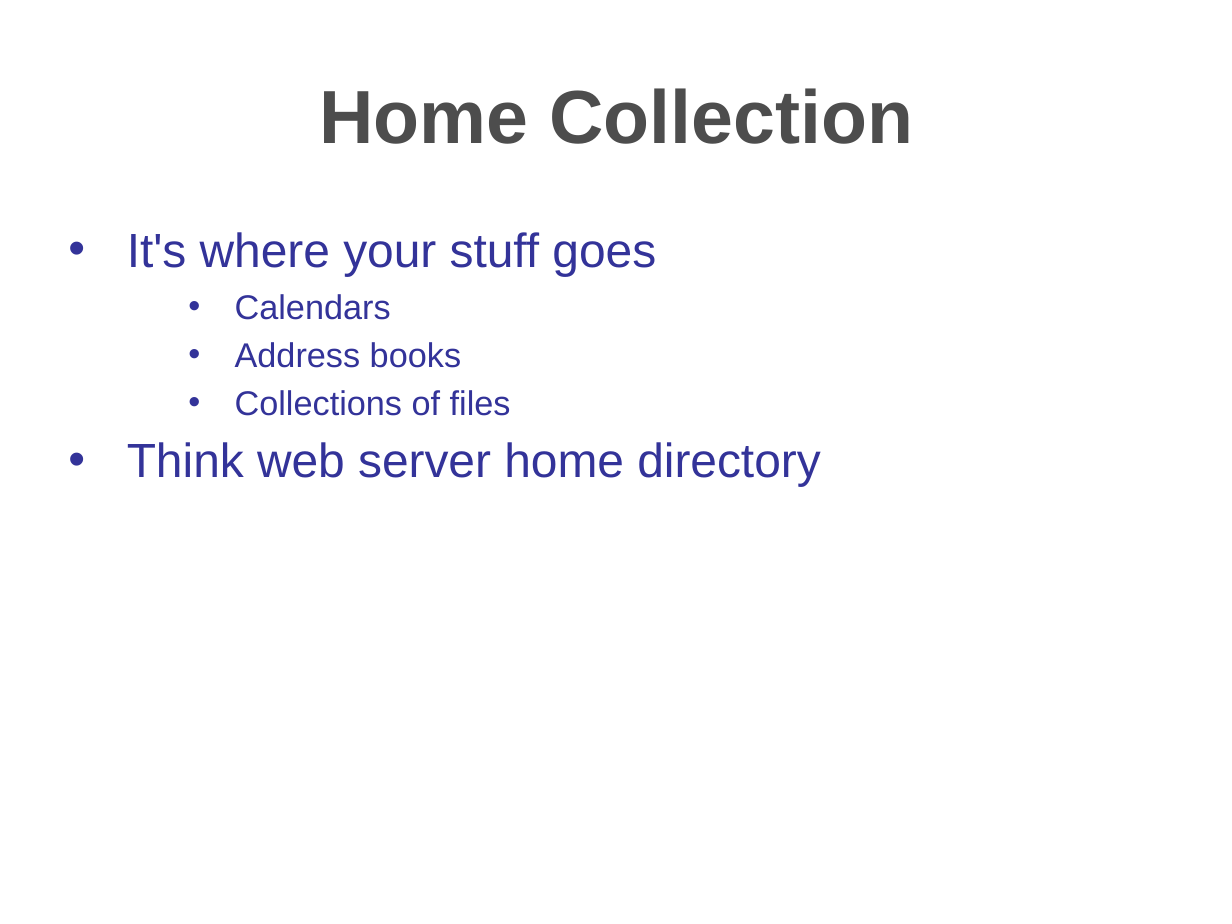
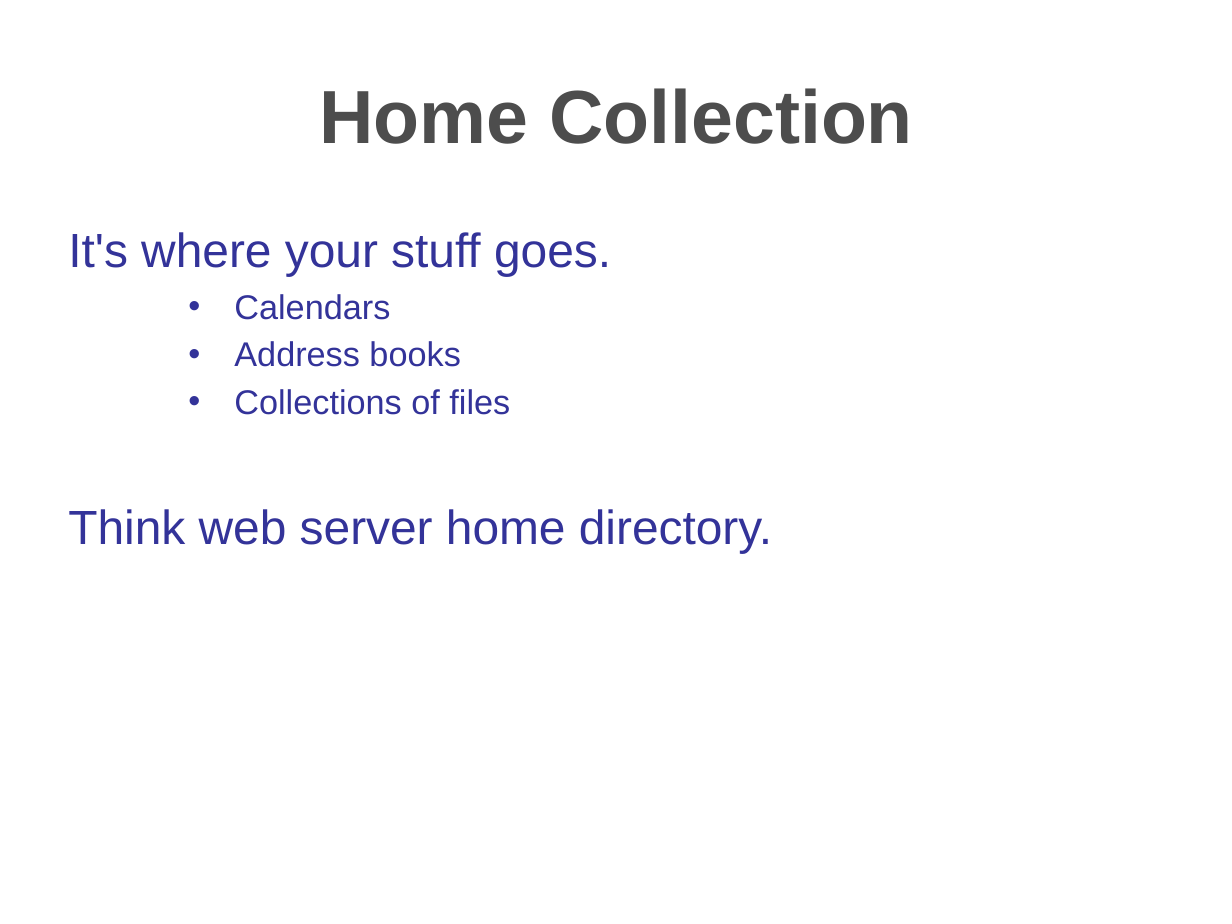
Before and after one commit to hzbarcea/cosmo, a slide deck: slide 7 of src/docs/presentations/apachecon2006.ppt. Drawn at 1232x924 pixels with LibreOffice and Linux fonts; fonts in the diff are those of the drawing; background and template pictures are left out. Boxes give left, top, right and bottom in pixels: in the first picture for what was removed or moved away, otherwise in the second. Text is boxed around its words. In the diff, an @@ line names an element or a change of style, - is before the commit and + after.

```diff
--- a/src/docs/presentations/apachecon2006.ppt
+++ b/src/docs/presentations/apachecon2006.ppt
@@ text at (68,232,611,276): text changed @@
-• It's where your stuff goes
+It's where your stuff goes.
@@ text at (234,294,510,415): indent changed; line spacing 23pt to 22.9pt @@
@@ text at (68,509,772,553): text changed @@
-• Think web server home directory
+Think web server home directory.
```
Also in this commit, not shown: 23 other slides changed, 10 slides added, 6 slides removed.
